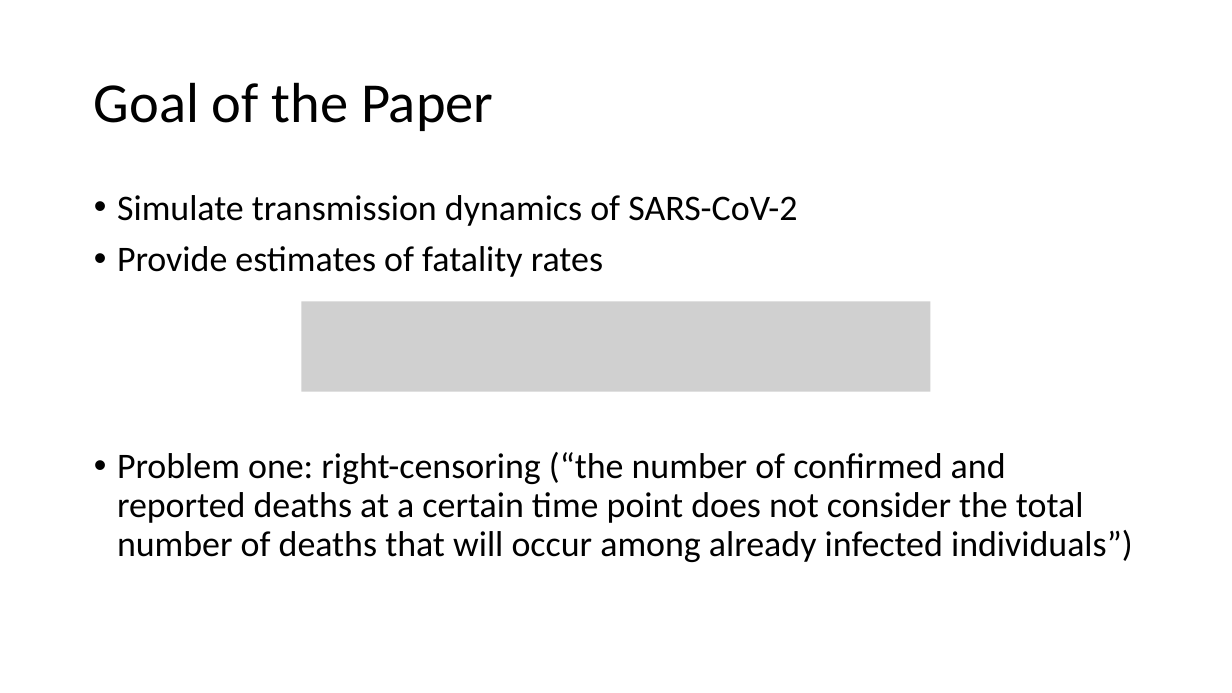
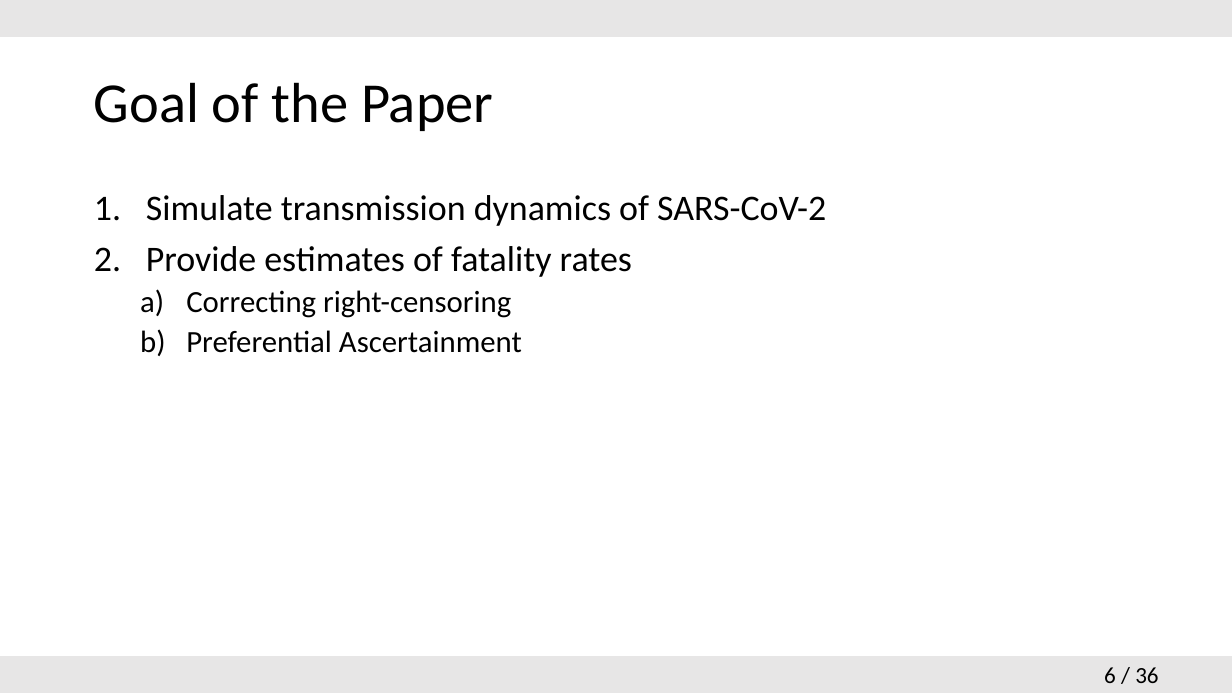
Before and after one commit to hsinyuku/Probablistic-modelling-, a slide deck: slide 6 of 2020-06-04_Presentation.pptx. Drawn at 1232x693 pixels with LibreOffice and Linux fonts; fonts in the diff are those of the drawing; grey boxes stand for pictures. Boxes give left, top, right and bottom in pixels: in the first picture for what was removed or moved away, otherwise in the second. Text is boxed around its words. In the diff, an @@ line names an element or a change of style, - is before the commit and + after.

Commit message:
uploading correct version of presentation

```diff
--- a/2020-06-04_Presentation.pptx
+++ b/2020-06-04_Presentation.pptx
@@ rectangle added at <box>0,0,1232,37</box>, fill #E7E6E6 @@
@@ text at <box>146,195,826,277</box>: bullet • to 1. @@
@@ text at <box>186,290,522,353</box>: text changed; size 28 to 24 pt @@
-• Problem one: right-censoring (“the number of confirmed and reported deaths at a certain time point does not consider the total number of deaths that will occur among already infected individuals”)
+  a) Correcting right-censoring
+  b) Preferential Ascertainment
@@ picture removed at <box>301,301,931,392</box> @@
@@ rectangle added at <box>0,656,1232,693</box>, fill #E7E6E6 @@
@@ page number added at <box>1104,667,1158,683</box>, 18 pt, text #000000 @@
+6 / 36
```
Also in this commit, not shown: 4 other slides changed, 31 slides added, 4 slides removed.
